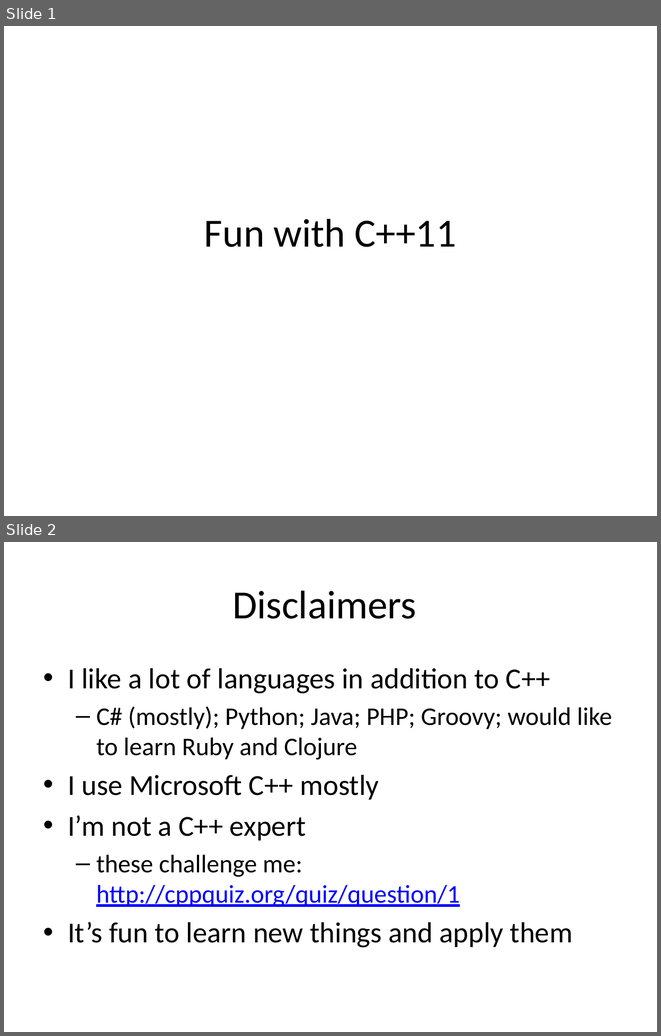
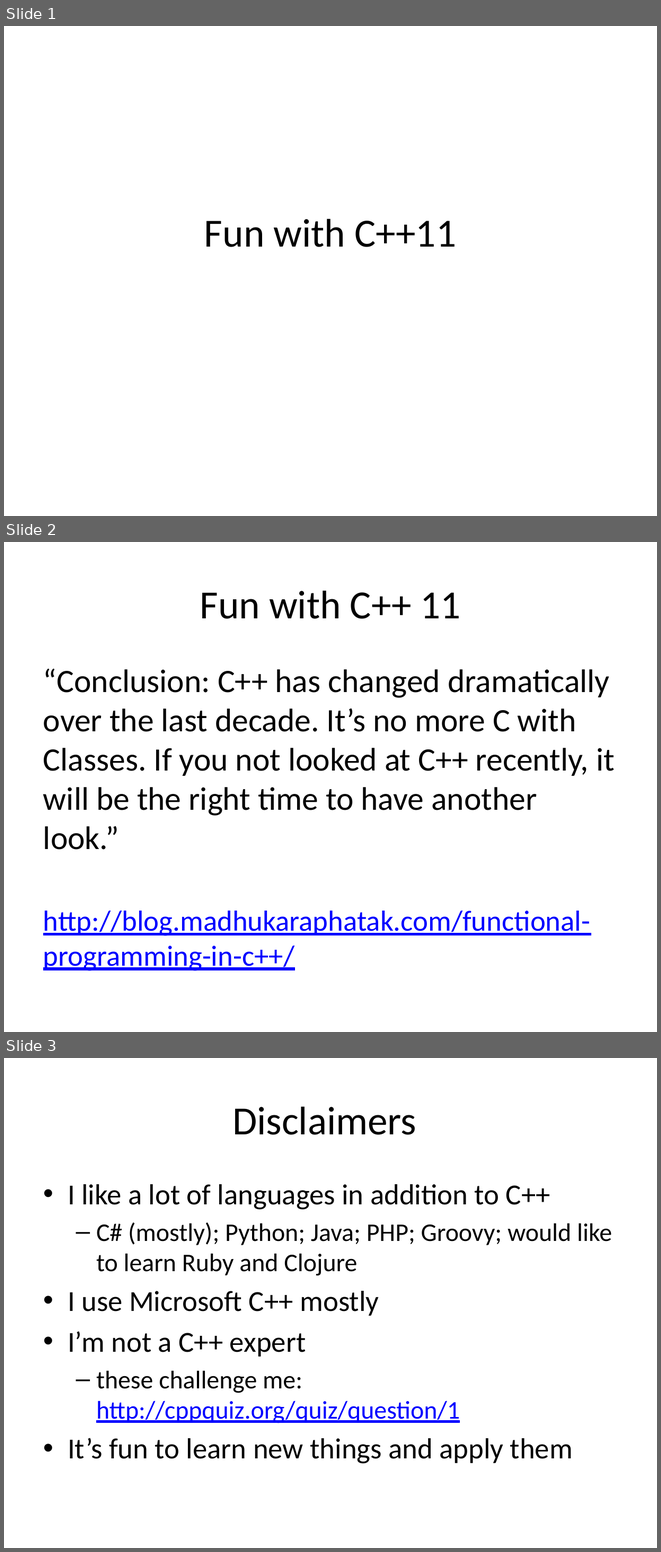
Before and after one commit to fellmad/FunWithCpp11, a slide deck: doc/Fun_with_C++11.pptx. Shown one above the other, each under a label of ours: slides 1 and 2 before the commit, slides 1, 2 and 3 after it. The pictures are 661x1036 and 661x1552 pixels, drawn with LibreOffice and Linux fonts; fonts in the diff are those of the drawing. Boxes give left, top, right and bottom in pixels: in the first picture for what was removed or moved away, otherwise in the second. Text is boxed around its words. In the diff, an @@ line names an element or a change of style, - is before the commit and + after.

Commit message:
pptx

```diff
--- a/doc/Fun_with_C++11.pptx
+++ b/doc/Fun_with_C++11.pptx
@@ slide 2 added at (x1=4, y1=542, x2=657, y2=1032), background #FFFFFF @@
@@ title added at (x1=200, y1=590, x2=461, y2=619), 44 pt, text #000000 @@
+Fun with C++ 11
@@ text added at (x1=43, y1=668, x2=615, y2=971), 36 pt, text #000000 @@
+“Conclusion: C++ has changed dramatically over the last decade. It’s no more C with Classes. If you not looked at C++ recently, it will be the right time to have another look.”
+http://blog.madhukaraphatak.com/functional-programming-in-c++/
@@ what was slide 2 is now slide 3 @@
```
